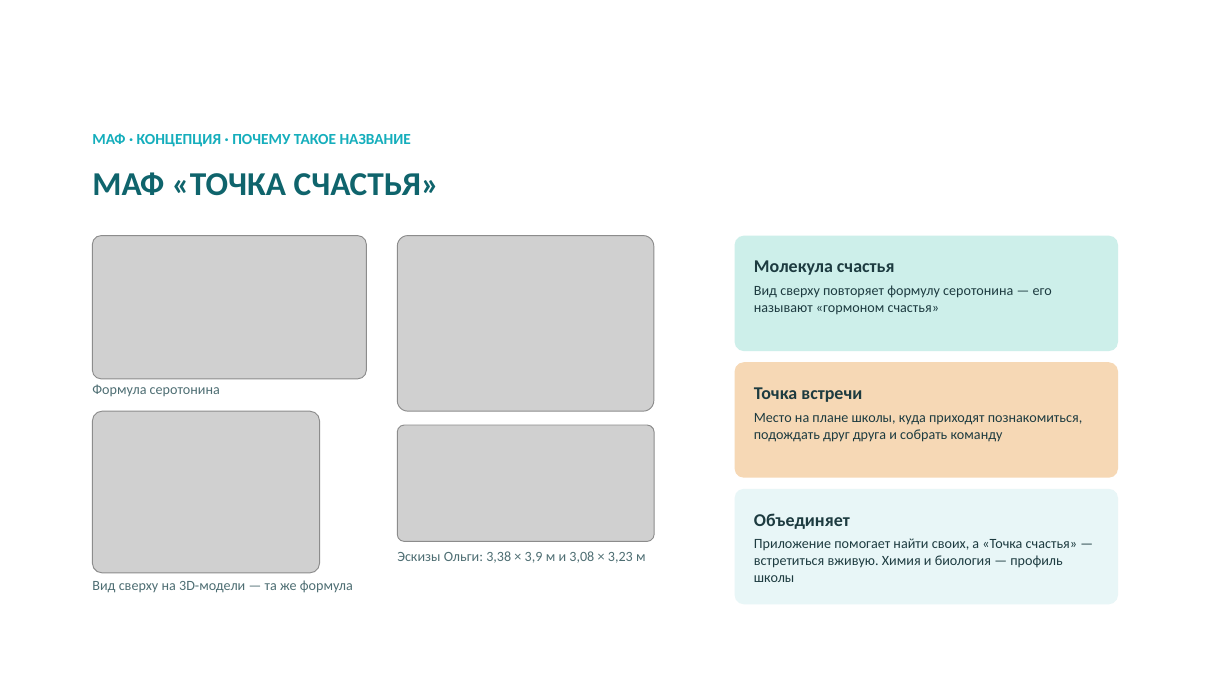
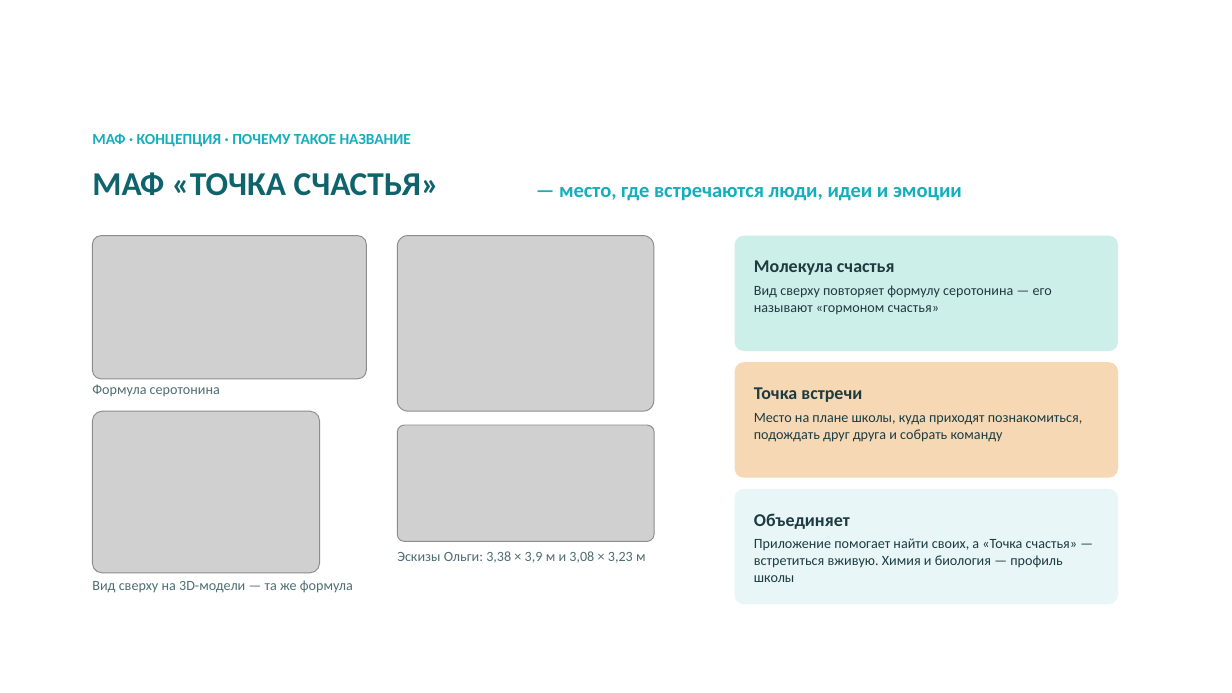
Before and after one commit to bnhogpad228/school-app, a slide deck: slide 11 of presentation/shkolny-dvor-SK-sreda.pptx. Drawn at 1232x693 pixels with LibreOffice and Linux fonts; fonts in the diff are those of the drawing; grey boxes stand for pictures; background and template pictures are left out. Boxes give left, top, right and bottom in pixels: in the first picture for what was removed or moved away, otherwise in the second. Text is boxed around its words. In the diff, an @@ line names an element or a change of style, - is before the commit and + after.

```diff
--- a/presentation/shkolny-dvor-SK-sreda.pptx
+++ b/presentation/shkolny-dvor-SK-sreda.pptx
@@ text added at [559, 187, 962, 201], 16 pt, text #15AEBC, bold @@
+— место, где встречаются люди, идеи и эмоции
```
Also in this commit, not shown: 1 other file.
